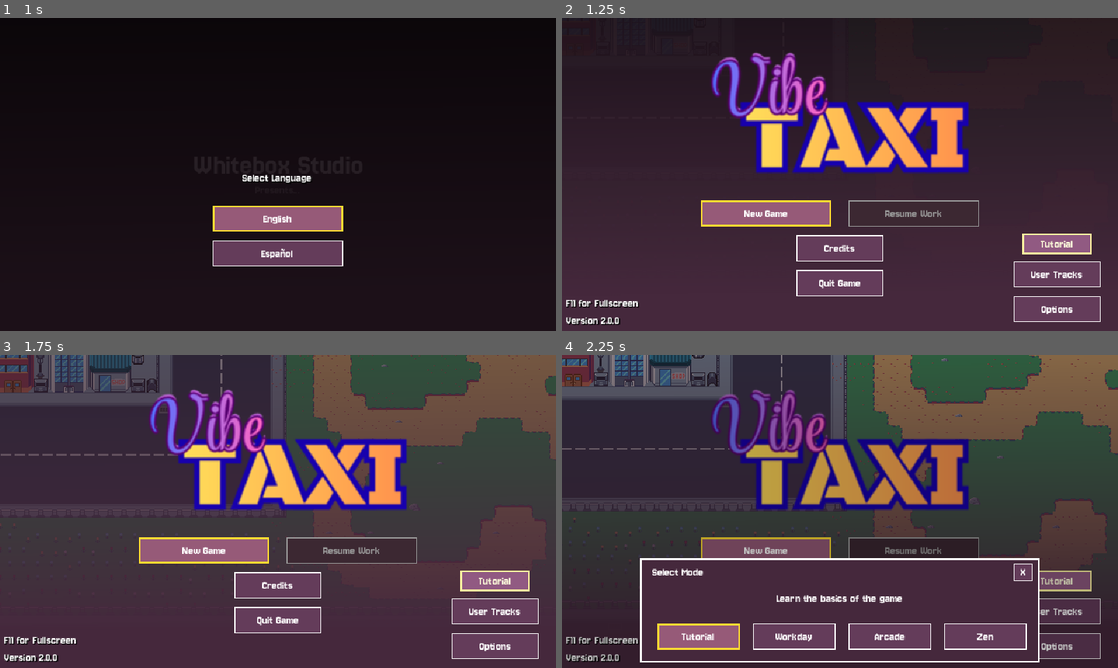
Above: before the commit, frames 1-4 (two rows, left to right).
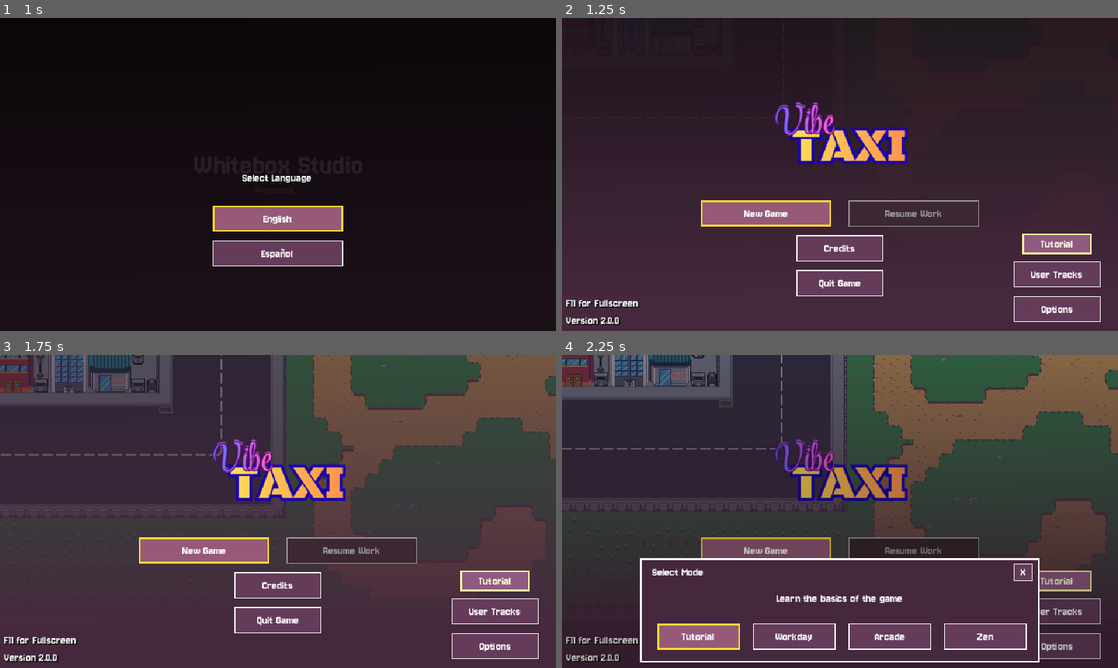
Above: after the commit, the same moments.

Repository: Jaludex/VibeTaxi-Godot
Game: Godot game, scene res://src/menus/opening.tscn
Two runs of this game, one before a commit and one after it. Both use one fixed random seed, a clock stepped at 60 frames per second and the inputs below. Sound files missing from this copy of the repository are replaced by a short silence.
Inputs (mouse positions are in pixels of both pictures, inside the frame that each line leads up to):
- Up to frame 1 (1 s): tap Enter (ui_accept) at 0.5, 0.77 s; move the mouse to (400, 158) at 0.52 s; press the mouse at (400, 158) at 0.53 s; hold Right (steer_right) from 0.53 s (still down)
- Up to frame 2 (1.25 s): keep holding Right (steer_right)
- Up to frame 3 (1.75 s): release Right (steer_right) at 1.25 s; release the mouse at (400, 495) at 1.25 s; click "New Game" at 1.25 s
- Up to frame 4 (2.25 s): click "New Game" at 2 s

Frame 1 is identical in both runs. In frame 2, 9.6% of the frame differs, in the area x 26-74%, y 11-50%; in frame 3, 9.5%; in frame 4, 9.0%.

Commit message:
style(ui): refine title screen logo size

Diff:
--- a/src/menus/title_screen.tscn
+++ b/src/menus/title_screen.tscn
@@ -177,10 +177,10 @@
 anchor_top = 0.5
 anchor_right = 0.5
 anchor_bottom = 0.5
-offset_left = -150.0
-offset_top = -142.0
-offset_right = 150.0
-offset_bottom = 0.0
+offset_left = -76.0
+offset_top = -90.0
+offset_right = 79.0
+offset_bottom = -5.0
 grow_horizontal = 2
 grow_vertical = 2
 mouse_filter = 2
